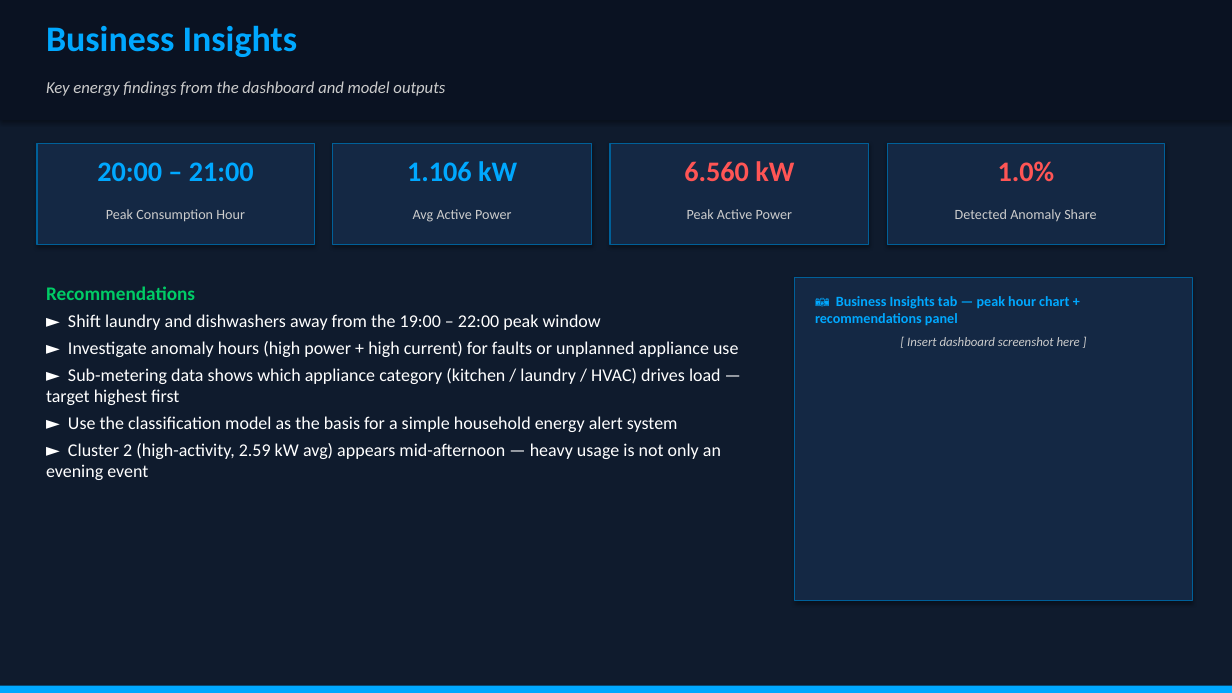
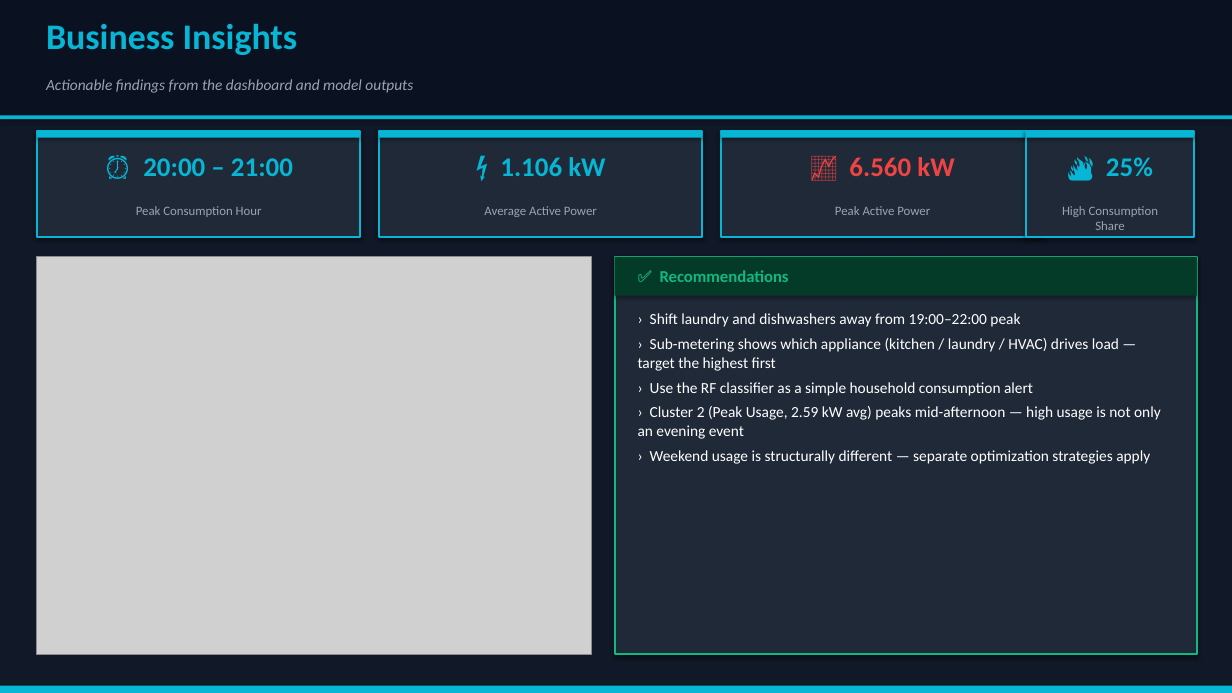
Before and after one commit to Lioomr/dm-final-energy-omar, a slide deck: slide 9 of reports/Smart_Energy_Presentation.pptx. Drawn at 1232x693 pixels with LibreOffice and Linux fonts; fonts in the diff are those of the drawing; grey boxes stand for pictures. Boxes give left, top, right and bottom in pixels: in the first picture for what was removed or moved away, otherwise in the second. Text is boxed around its words. In the diff, an @@ line names an element or a change of style, - is before the commit and + after.

Commit message:
Remove Anomaly Model

```diff
--- a/reports/Smart_Energy_Presentation.pptx
+++ b/reports/Smart_Energy_Presentation.pptx
@@ rectangle: place and size @@
-rectangle at box(0, 0, 1232, 120)
+rectangle at box(0, 0, 1232, 116)
@@ rectangle at box(0, 0, 1232, 693): fill #0F1B2D to #111827 @@
@@ text "Business Insights" at box(46, 24, 298, 55): text colour #00A8FF to #06B6D4 @@
@@ text at box(46, 79, 413, 93): text changed; size 13 to 12 pt; text colour #CCCCCC to #9CA3AF @@
-Key energy findings from the dashboard and model outputs
+Actionable findings from the dashboard and model outputs
@@ rectangle added at box(0, 116, 1232, 119), fill #06B6D4 @@
@@ rectangle: place and size @@
-rectangle at box(37, 143, 314, 245)
+rectangle at box(37, 131, 360, 238)
@@ rectangle added at box(37, 131, 360, 138), fill #06B6D4 @@
@@ rectangle: place and size @@
-rectangle at box(610, 143, 869, 245)
+rectangle at box(379, 131, 702, 138)
@@ rectangle at box(379, 131, 702, 138): fill #142844 to #06B6D4; outline #006099 1 pt to none @@
@@ rectangle: place and size @@
-rectangle at box(333, 143, 592, 245)
+rectangle at box(379, 131, 702, 238)
@@ rectangle: place and size @@
-rectangle at box(887, 143, 1165, 245)
+rectangle at box(721, 131, 1044, 238)
@@ rectangle added at box(721, 131, 1044, 138), fill #06B6D4 @@
@@ fill #142844 to #1F2937; outline #006099 1 pt to #06B6D4 1.5 pt in 4 elements at box(721, 131, 1044, 238), box(37, 131, 360, 238), box(379, 131, 702, 238), box(1026, 131, 1194, 238) @@
@@ rectangle: place and size @@
-rectangle at box(795, 277, 1192, 601)
+rectangle at box(1026, 131, 1194, 238)
@@ rectangle added at box(1026, 131, 1194, 138), fill #06B6D4 @@
@@ text at box(143, 158, 293, 176): text changed; size 22 to 21 pt; text colour #00A8FF to #06B6D4 @@
-20:00 – 21:00
+⏰ 20:00 – 21:00
@@ text at box(500, 157, 605, 176): text changed; size 22 to 21 pt; text colour #00A8FF to #06B6D4 @@
-1.106 kW
+⚡ 1.106 kW
@@ text at box(849, 157, 954, 176): text changed; size 22 to 21 pt; text colour #FF5555 to #EF4444 @@
-6.560 kW
+📈 6.560 kW
@@ text removed at box(998, 161, 1055, 182) @@
-1.0%
@@ text added at box(1106, 157, 1153, 176), 21 pt, text #06B6D4, bold @@
+🔥 25%
@@ text "Peak Consumption Hour" at box(136, 206, 262, 217): size 11 to 10 pt, text colour #CCCCCC to #9CA3AF @@
@@ text at box(484, 206, 597, 217): text changed; size 11 to 10 pt; text colour #CCCCCC to #9CA3AF @@
-Peak Active Power
+Average Active Power
@@ text at box(835, 206, 930, 215): text changed; size 11 to 10 pt; text colour #CCCCCC to #9CA3AF @@
-Avg Active Power
+Peak Active Power
@@ text removed at box(955, 209, 1096, 222) @@
-Detected Anomaly Share
@@ text added at box(1062, 206, 1159, 230), 10 pt, text #9CA3AF @@
+High Consumption Share
@@ picture added at box(37, 257, 592, 654) @@
@@ rectangle added at box(615, 257, 1197, 654), fill #1F2937, outline #10B981 1.5 pt @@
@@ rectangle added at box(615, 257, 1197, 296), fill #043A28 @@
@@ text added at box(660, 270, 789, 282), 13 pt, text #10B981, bold @@
+✅ Recommendations
@@ text removed at box(815, 296, 1069, 326) @@
-📷 Business Insights tab — peak hour chart + recommendations panel
@@ text at box(638, 313, 1161, 464): text changed; size 14 to 12 pt @@
-Recommendations
-► Shift laundry and dishwashers away from the 19:00 – 22:00 peak window
-► Investigate anomaly hours (high power + high current) for faults or unplanned appliance use
-► Sub-metering data shows which appliance category (kitchen / laundry / HVAC) drives load — target highest first
-► Use the classification model as the basis for a simple household energy alert system
-► Cluster 2 (high-activity, 2.59 kW avg) appears mid-afternoon — heavy usage is not only an evening event
+› Shift laundry and dishwashers away from 19:00–22:00 peak
+› Sub-metering shows which appliance (kitchen / laundry / HVAC) drives load — target the highest first
+› Use the RF classifier as a simple household consumption alert
+› Cluster 2 (Peak Usage, 2.59 kW avg) peaks mid-afternoon — high usage is not only an evening event
+› Weekend usage is structurally different — separate optimization strategies apply
@@ text removed at box(907, 337, 1080, 346) @@
-[ Insert dashboard screenshot here ]
@@ rectangle at box(0, 686, 1232, 693): fill #00A8FF to #06B6D4 @@
```
Also in this commit, not shown: 10 other slides changed, 9 other files.
